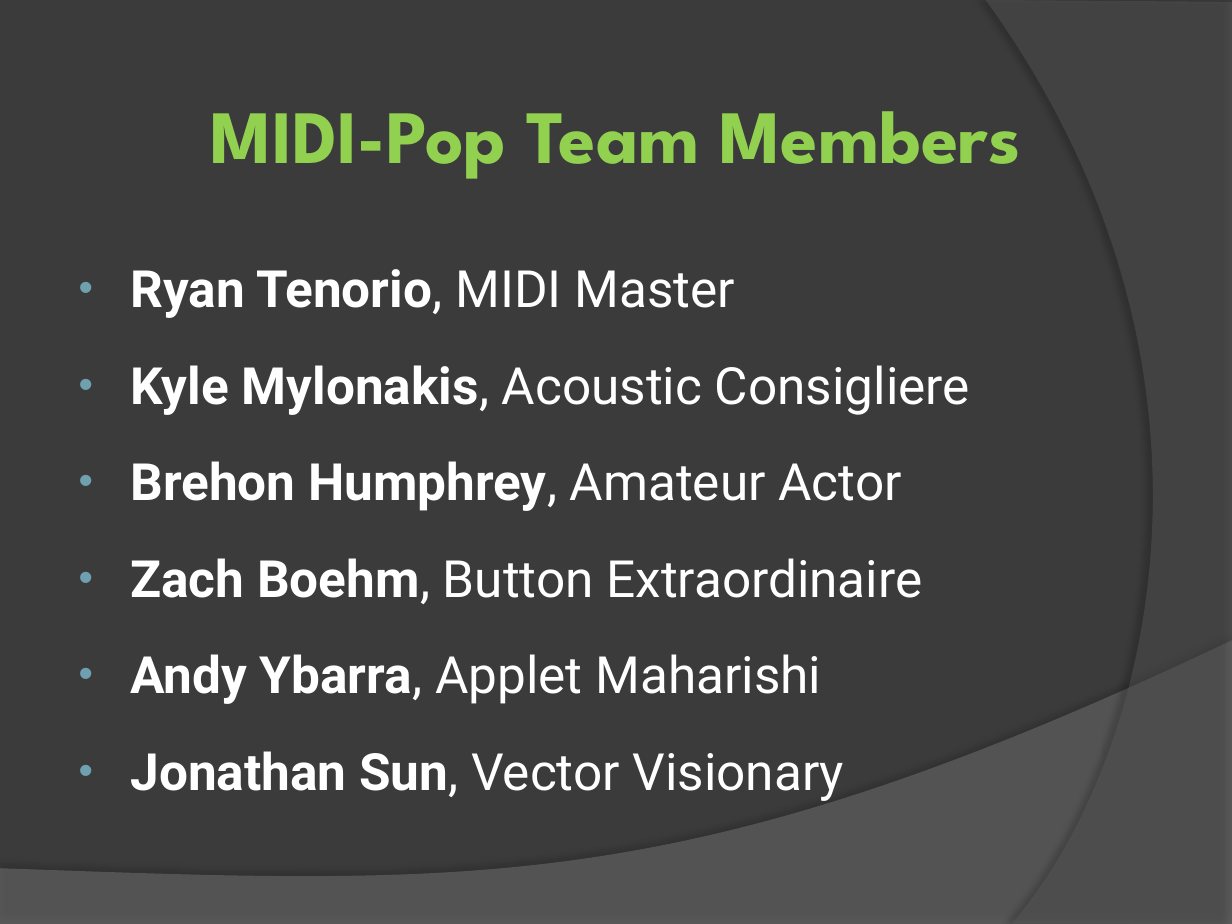
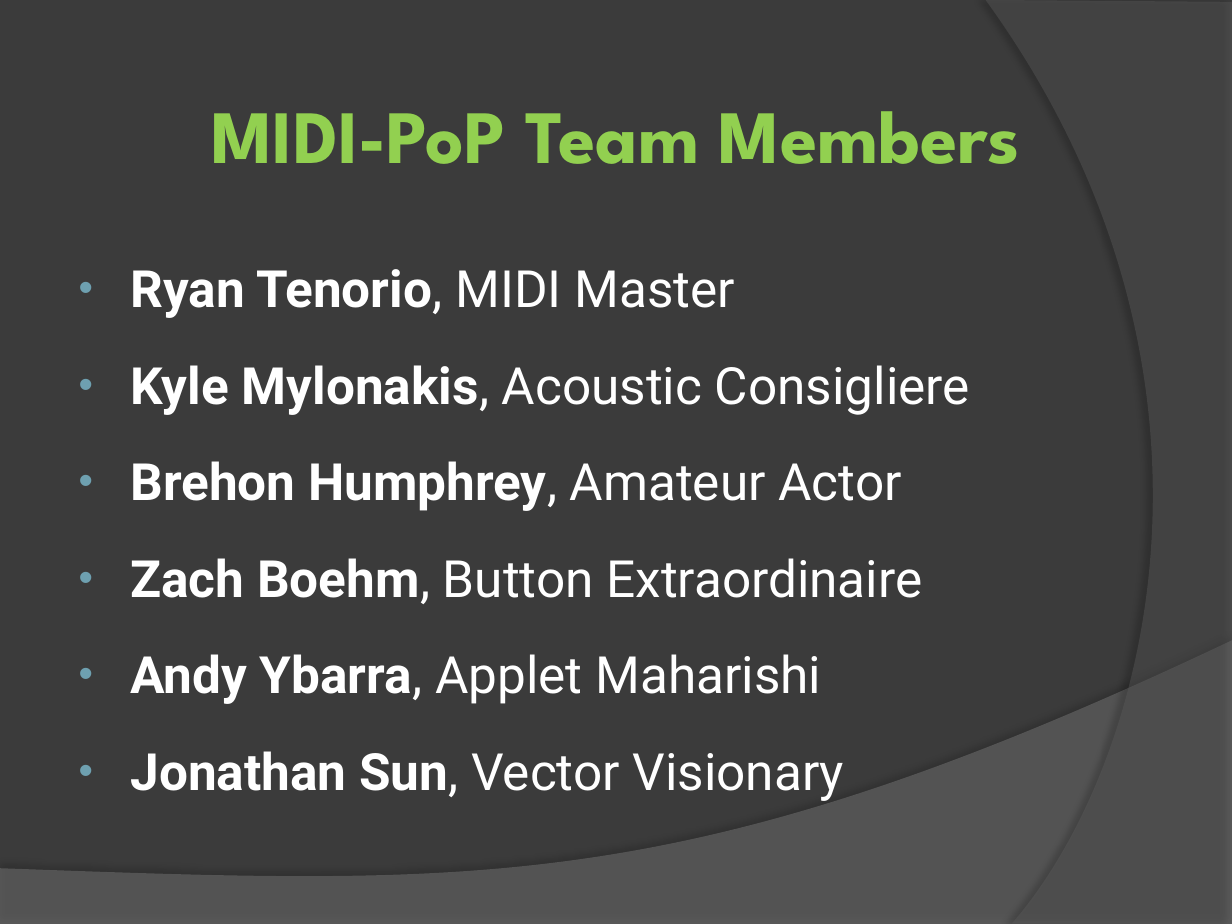
Before and after one commit to ProjPossibility/ss12-usc-2011-audiopreview2, a slide deck: slide 3 of presentation/Team MIDI-Pop.pptx. Drawn at 1232x924 pixels with LibreOffice and Linux fonts; fonts in the diff are those of the drawing. Boxes give left, top, right and bottom in pixels: in the first picture for what was removed or moved away, otherwise in the second. Text is boxed around its words. In the diff, an @@ line names an element or a change of style, - is before the commit and + after.

```diff
--- a/presentation/Team MIDI-Pop.pptx
+++ b/presentation/Team MIDI-Pop.pptx
@@ title at <box>211,111,1020,164</box>: text changed @@
-MIDI-Pop Team Members
+MIDI-PoP Team Members
```
Also in this commit, not shown: 1 other slide changed, 15 other files.
